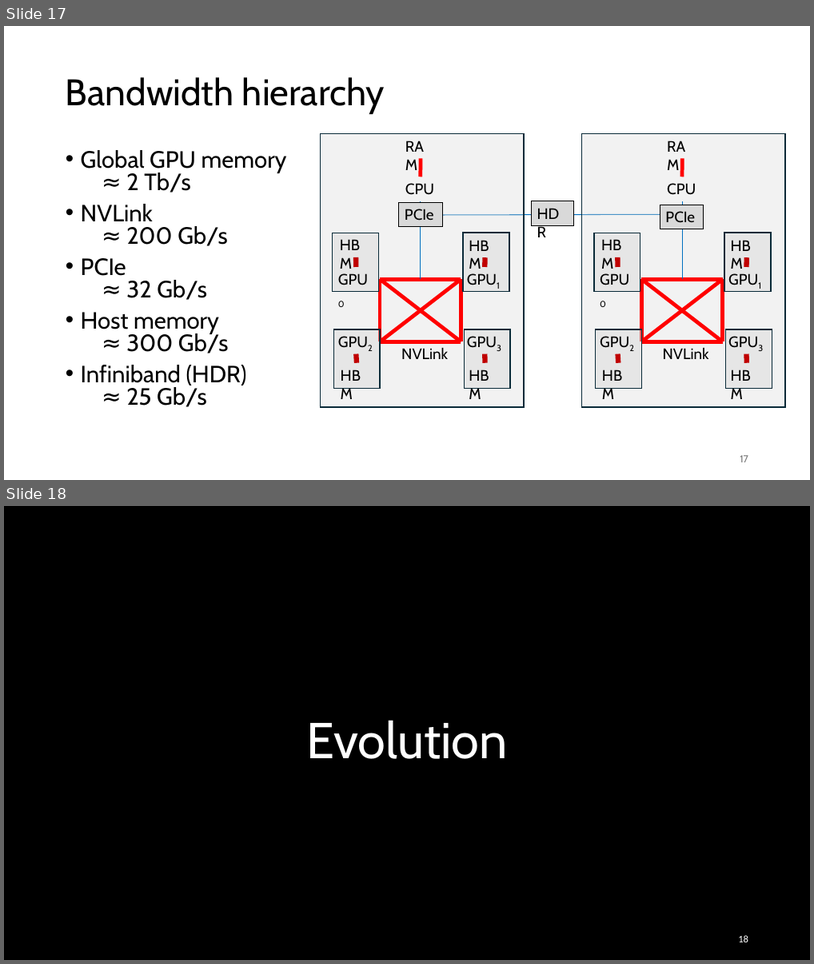
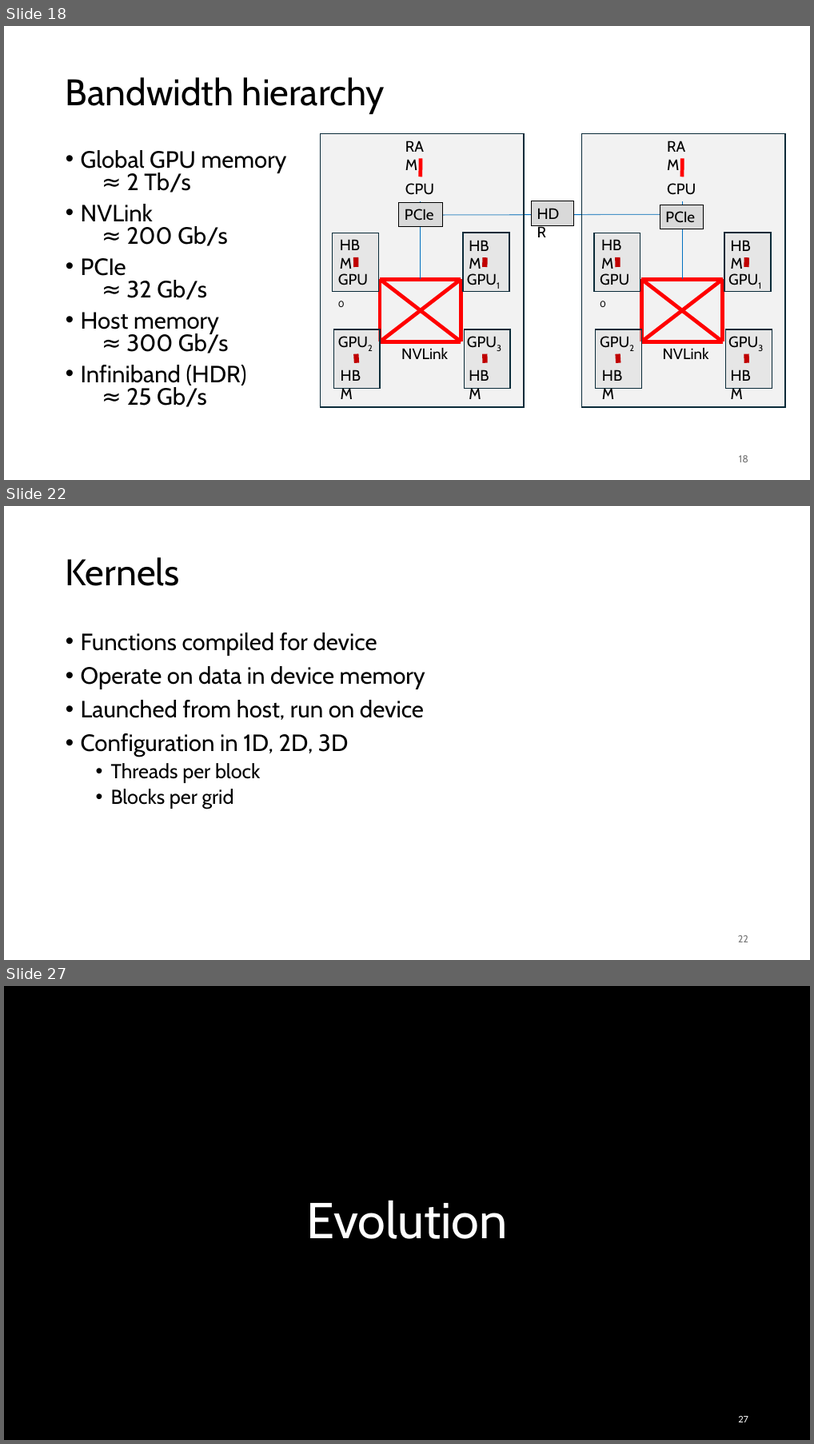
Before and after one commit to gjbex/Python-on-GPUs, a slide deck: python_on_gpus.pptx. Shown one above the other, each under a label of ours: slides 17 and 18 before the commit, slides 18, 22 and 27 after it; the slides between them are not shown. The pictures are 814x964 and 814x1444 pixels, drawn with LibreOffice and Linux fonts; fonts in the diff are those of the drawing; background and template pictures are left out. Boxes give left, top, right and bottom in pixels: in the first picture for what was removed or moved away, otherwise in the second. Text is boxed around its words. In the diff, an @@ line names an element or a change of style, - is before the commit and + after.

```diff
--- a/python_on_gpus.pptx
+++ b/python_on_gpus.pptx
@@ slide 22 added at (4, 506, 810, 960), background #FFFFFF @@
@@ title added at (66, 557, 180, 586), 44 pt, text #000000 @@
+Kernels
@@ text added at (81, 632, 426, 808), 28 pt, text #000000 @@
+• Functions compiled for device
+• Operate on data in device memory
+• Launched from host, run on device
+• Configuration in 1D, 2D, 3D
+  • Threads per block
+  • Blocks per grid
@@ page number added at (738, 935, 749, 942), 12 pt, text #797979 @@
+22
@@ what was slide 17 is now slide 18 @@
@@ page number at (739, 455, 749, 462): text changed @@
-17
+18
@@ what was slide 18 is now slide 27 @@
@@ page number at (738, 1416, 749, 1422): text changed @@
-18
+27
```
Also in this commit, not shown: 5 slides changed, 8 other slides added.
